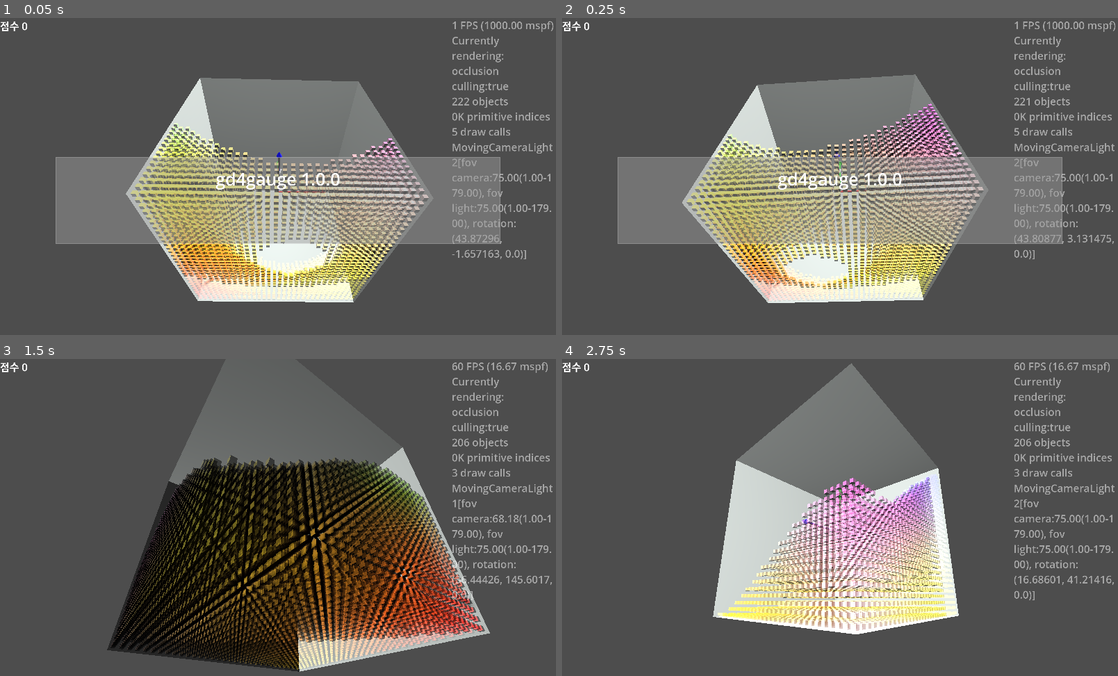
Above: before the commit, frames 1-4 (two rows, left to right).
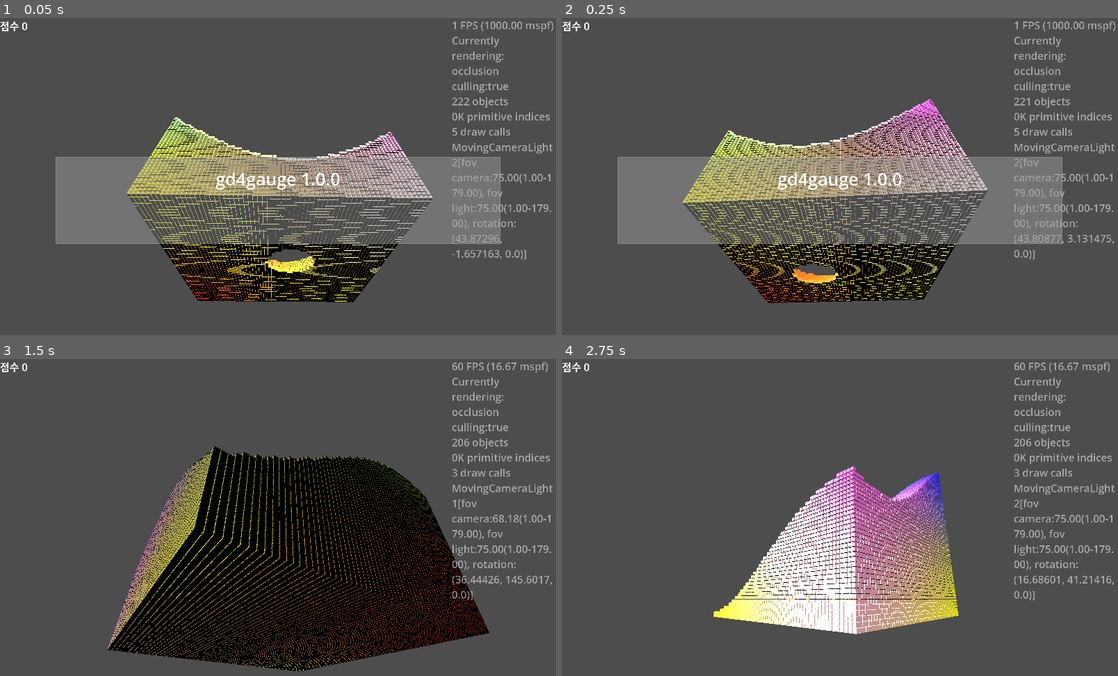
Above: after the commit, the same moments.

Repository: kasworld/gd4gauge
Game: Godot game, scene res://main.tscn
Same seed, same stepped clock (60 frames per second), same inputs: the game is played once before the commit and once after it.
Inputs (mouse positions are in pixels of both pictures, inside the frame that each line leads up to):
- Up to frame 1 (0.05 s): no input
- Up to frame 2 (0.25 s): no input
- Up to frame 3 (1.5 s): tap Enter at 0.5, 0.6 s; move the mouse to (400, 514) at 0.52 s; click (400, 514) at 0.67 s; move the mouse to (166, 549) at 1.27 s; tap Delete at 1.35 s; click (166, 549) at 1.42 s
- Up to frame 4 (2.75 s): move the mouse to (895, 457) at 2.02 s; tap Enter at 2.1 s; click (895, 457) at 2.17 s

The runs differ from the first frame. In frame 1, 27% of the frame differs, in the area x 22-78%, y 18-90%; in frame 2, 27%; in frame 3, 29%, in the area x 19-89%, y 11-99%; in frame 4, 25%.

Commit message:
always set BaseMaterial3D.TRANSPARENCY_ALPHA

Diff:
--- a/main.gd
+++ b/main.gd
@@ -1,6 +1,6 @@
 extends Node3D
 
-const WorldSize := Vector3(32,32,32)
+const WorldSize := Vector3(32,32,32)*2
 const AnimationDuration := 1.0
 
 var main_animation := Animation3D.new()
@@ -39,7 +39,8 @@
 	$TimedMessage.show_message("",0)
 
 	$AxisArrow3D.set_size(10)
-	$WaveGauge.init(WorldSize, Vector3i(WorldSize) )
+	$WaveGauge.init(WorldSize, Vector3i(WorldSize), WaveGauge.color_list, 0.1, 1.0 )
+	#$WaveGauge.init(WorldSize, Vector3i(WorldSize), WaveGauge.color_list, 0.1, 0.99 )
 
 	wallbox_demo()
 
--- a/main.tscn
+++ b/main.tscn
@@ -75,6 +75,7 @@
 autowrap_mode = 3
 
 [node name="WallBox" type="MeshInstance3D" parent="."]
+visible = false
 mesh = SubResource("BoxMesh_ig7tw")
 
 [node name="TimedMessage" parent="." instance=ExtResource("5_lquwl")]
--- a/multi_mesh_shape/multi_mesh_shape.gd
+++ b/multi_mesh_shape/multi_mesh_shape.gd
@@ -5,9 +5,12 @@
 
 func init(mesh :Mesh, co :Color, count :int, pos :Vector3) -> MultiMeshShape:
 	var mat := StandardMaterial3D.new()
+	# draw call 이 TRANSPARENCY_ALPHA 인 경우만 줄어든다. 버그인가?
+	#if co.a >= 1.0:
+		#mat.transparency = BaseMaterial3D.TRANSPARENCY_DISABLED
+	#else:
+	mat.transparency = BaseMaterial3D.TRANSPARENCY_ALPHA
 	mat.albedo_color = co
-	if co.a != 1.0:
-		mat.transparency = BaseMaterial3D.TRANSPARENCY_ALPHA
 	mat.vertex_color_use_as_albedo = true
 	mesh.material = mat
 	m_mesh = MultiMesh.new()
--- a/wave_gauge/wave_gauge.gd
+++ b/wave_gauge/wave_gauge.gd
@@ -1,15 +1,16 @@
 extends Node3D
 class_name WaveGauge
 
-var gauge_list :Array
-var box_size :Vector3
-var count :Vector3i
-var color_list := [
+static var color_list := [
 	Color.RED, Color.YELLOW,
 	Color.GOLD, Color.PINK,
 	Color.GREEN, Color.BLUE,
 	Color.CYAN, Color.MAGENTA,
 ]
+
+var gauge_list :Array
+var box_size :Vector3
+var count :Vector3i
 func init(sz :Vector3, counta :Vector3i, co_list :Array = color_list, gaprate :float = 0.5, alpha :float = 0.5) -> WaveGauge:
 	box_size = sz
 	count = counta
